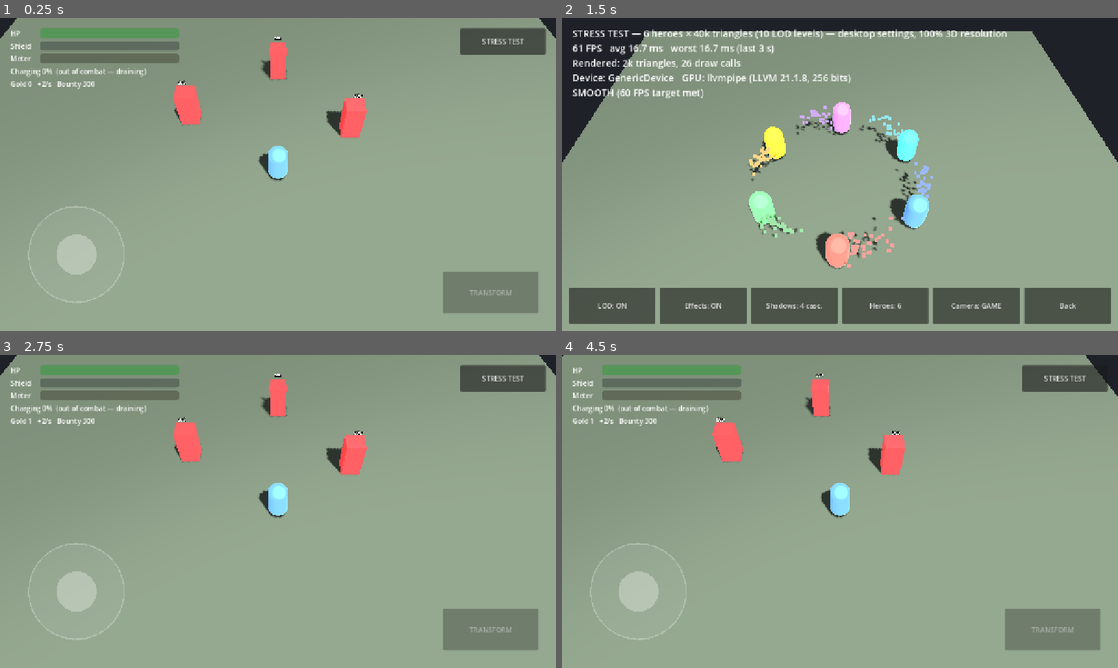
Above: before the commit, frames 1-4 (two rows, left to right).
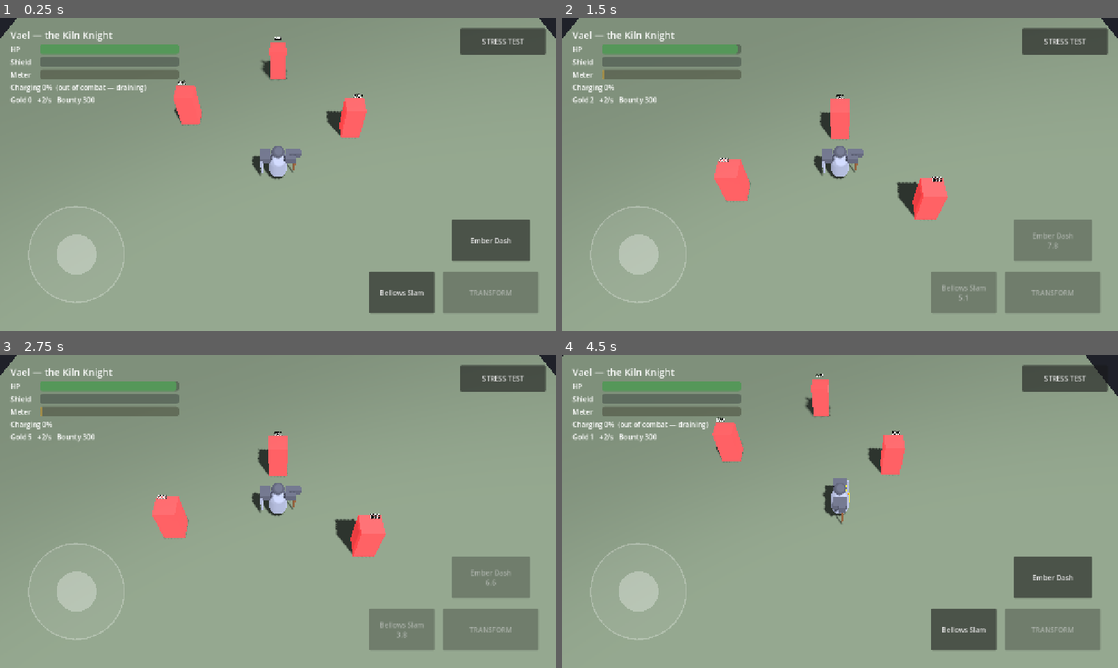
Above: after the commit, the same moments.

Repository: TamanegiNinja25/FZFoC_Mobile
Game: Godot game, scene res://scenes/main.tscn
The game is run twice, just before and just after one commit, with the same random seed, the same clock (stepped at 60 frames per second) and the same inputs.
Inputs (mouse positions are in pixels of both pictures, inside the frame that each line leads up to):
- Up to frame 1 (0.25 s): no input
- Up to frame 2 (1.5 s): click "STRESS TEST" (after the commit: "Bellows Slam") at 0.5 s; click (1051, 240) at 1.25 s, where only the run after the commit has a clickable "Ember Dash"
- Up to frame 3 (2.75 s): click (505, 642) at 2 s, where only the run before the commit has a clickable "Back"
- Up to frame 4 (4.5 s): click "STRESS TEST" at 2.75 s; click "Back" at 3.5 s; tap Enter at 4.25 s; move the mouse to (962, 495) at 4.27 s; hold D (move_right) from 4.28 s (still down); tap Space (transform) at 4.35 s; click (962, 495) at 4.42 s

The runs differ from the first frame. In frame 1, 7.9% of the frame differs, in the area x 1-96%, y 3-95%; in frame 2, 35%, in the area x 0-100%, y 0-98%; in frame 3, 11%; in frame 4, 7.7%.

Commit message:
prototype: first original hero Vael, the Kiln Knight
- Data-driven heroes: HeroDef (stats, form, model, skills); Vael as
  the first definition with base stats matching the tuned meter
- Skills with shared cooldowns; damage goes through the auto-attack
  path (form multiplier, meter charge, kill rewards)
- Bellows Slam (120 within 3.0, 6 s) -> Eruption while Kindled
  (radius x1.5, damage x1.2, 180 effective); Ember Dash (5 units, 8 s)
- Greybox Vael model (helm, visor, pauldrons, hammer, shield, kiln
  door); Kindled grows x1.4, scorches, flares glow, emits embers
- HUD: hero name, skill buttons in a thumb arc with cooldowns; Q/E
- New test: hero_kit_test (15 checks); all suites pass

Co-Authored-By: Claude Opus 5.5 <noreply@anthropic.com>

Diff:
--- a/Prototype/scripts/hero.gd
+++ b/Prototype/scripts/hero.gd
@@ -1,7 +1,8 @@
 class_name Hero
 extends CharacterBody3D
-## Player hero: moves, auto-attacks the nearest enemy in range,
-## and transforms into a timed form when its meter is full.
+## Player hero: moves, auto-attacks the nearest enemy in range, casts its
+## skills, and transforms into a timed form when its meter is full. Identity,
+## stats, model and skills come from a HeroDef (default: Vael).
 
 signal health_changed(hp: float, max_hp: float, shield: float)
 signal form_changed(active: bool)
@@ -44,8 +45,10 @@
 ## Risk/reward: a transformed hero is a richer target (spec: 1.5–2× base).
 @export var form_bounty_mult := 1.75
 
-const NORMAL_COLOR := Color(0.35, 0.55, 0.95)
-const FORM_COLOR := Color(1.0, 0.75, 0.2)
+## Which hero this is. Set before adding to the tree; its values override the exports above.
+var definition: HeroDef
+var model: Node3D
+var skills: Array[Skill] = []
 
 var hp := 0.0
 var shield := 0.0
@@ -60,12 +63,16 @@
 var _attack_cooldown := 0.0
 var _dead_time := 0.0
 var _spawn_point := Vector3.ZERO
-var _material := Toon.material(NORMAL_COLOR)
-var _body: MeshInstance3D
+var _facing := Vector3(0, 0, -1)
+var _dash_velocity := Vector3.ZERO
+var _dash_time := 0.0
 
 
 func _ready() -> void:
 	add_to_group("heroes")
+	if definition == null:
+		definition = Vael.new()
+	_apply_definition()
 	_spawn_point = global_position
 	hp = max_hp
 
@@ -77,15 +84,10 @@
 	shape.position.y = 1.0
 	add_child(shape)
 
-	_body = MeshInstance3D.new()
-	var mesh := CapsuleMesh.new()
-	mesh.radius = 0.5
-	mesh.height = 2.0
-	_body.mesh = mesh
-	_body.position.y = 1.0
-	_material.albedo_color = NORMAL_COLOR
-	_body.material_override = _material
-	add_child(_body)
+	model = definition.create_model()
+	model.name = "Model"
+	add_child(model)
+	skills = definition.create_skills()
 
 	meter = TransformMeter.new()
 	meter.name = "TransformMeter"
@@ -106,12 +108,25 @@
 		hp = minf(hp + hp_regen * delta, max_hp)
 		health_changed.emit(hp, max_hp, shield)
 
+	for skill in skills:
+		skill.tick(delta)
+
 	if Input.is_action_just_pressed("transform"):
 		try_transform()
-
-	var input := Input.get_vector("move_left", "move_right", "move_up", "move_down")
-	var speed := move_speed * (form_speed_mult if in_form else 1.0)
-	velocity = Vector3(input.x, 0.0, input.y) * speed
+	if Input.is_action_just_pressed("skill_1"):
+		try_skill(0)
+	if Input.is_action_just_pressed("skill_2"):
+		try_skill(1)
+
+	if _dash_time > 0.0:
+		_dash_time -= delta
+		velocity = _dash_velocity
+	else:
+		var direction := _move_input()
+		var speed := move_speed * (form_speed_mult if in_form else 1.0)
+		velocity = direction * speed
+		if direction.length() > 0.1:
+			_face(direction)
 	move_and_slide()
 
 	_attack_cooldown -= delta
@@ -130,8 +145,8 @@
 	form_time_left = form_duration
 	_invulnerable_time = form_transition
 	shield = max_hp * form_shield_ratio
-	_material.albedo_color = FORM_COLOR
-	_body.scale = Vector3.ONE * form_scale
+	if model.has_method("set_form"):
+		model.set_form(true, form_scale)
 	form_changed.emit(true)
 	health_changed.emit(hp, max_hp, shield)
 	return true
@@ -153,6 +168,59 @@
 	return _dead_time <= 0.0
 
 
+func try_skill(index: int) -> bool:
+	if _dead_time > 0.0 or index >= skills.size():
+		return false
+	return skills[index].try_cast(self)
+
+
+## Deals damage to an enemy with the form multiplier, charging the meter and
+## paying out kills. Used by auto-attacks and skills alike.
+func deal_damage(target: Dummy, amount: float) -> void:
+	var result := target.take_damage(amount * (form_damage_mult if in_form else 1.0))
+	meter.on_damage_dealt(result.dealt)
+	if result.killed:
+		meter.on_kill()
+		_register_kill()
+
+
+## Direction skills aim in: the stick if held, otherwise where the hero faces.
+func aim_direction() -> Vector3:
+	var direction := _move_input()
+	return direction.normalized() if direction.length() > 0.1 else _facing
+
+
+func start_dash(dash_velocity: Vector3, duration: float) -> void:
+	_dash_velocity = dash_velocity
+	_dash_time = duration
+	_face(dash_velocity)
+
+
+func _move_input() -> Vector3:
+	var input := Input.get_vector("move_left", "move_right", "move_up", "move_down")
+	return Vector3(input.x, 0.0, input.y)
+
+
+## Turns the model to face a direction (the model's forward is −Z).
+func _face(direction: Vector3) -> void:
+	_facing = Vector3(direction.x, 0.0, direction.z).normalized()
+	model.rotation.y = atan2(-_facing.x, -_facing.z)
+
+
+func _apply_definition() -> void:
+	max_hp = definition.max_hp
+	hp_regen = definition.hp_regen
+	move_speed = definition.move_speed
+	attack_damage = definition.attack_damage
+	attack_interval = definition.attack_interval
+	attack_range = definition.attack_range
+	form_duration = definition.form_duration
+	form_shield_ratio = definition.form_shield_ratio
+	form_damage_mult = definition.form_damage_mult
+	form_speed_mult = definition.form_speed_mult
+	form_scale = definition.form_scale
+
+
 func bounty_value() -> float:
 	return bounty * (form_bounty_mult if in_form else 1.0)
 
@@ -195,20 +263,15 @@
 	form_time_left = 0.0
 	shield = 0.0
 	meter.locked = false
-	_material.albedo_color = NORMAL_COLOR
-	_body.scale = Vector3.ONE
+	if model.has_method("set_form"):
+		model.set_form(false, form_scale)
 	form_changed.emit(false)
 	health_changed.emit(hp, max_hp, shield)
 
 
 func _attack(target: Dummy) -> void:
 	_attack_cooldown = attack_interval
-	var damage := attack_damage * (form_damage_mult if in_form else 1.0)
-	var result := target.take_damage(damage)
-	meter.on_damage_dealt(result.dealt)
-	if result.killed:
-		meter.on_kill()
-		_register_kill()
+	deal_damage(target, attack_damage)
 
 
 func _nearest_enemy() -> Dummy:
@@ -229,6 +292,7 @@
 	if in_form:
 		_end_form()
 	_end_spree()
+	_dash_time = 0.0
 	_dead_time = respawn_time
 	visible = false
 	died.emit()
--- /dev/null
+++ b/Prototype/scripts/hero_def.gd
@@ -0,0 +1,33 @@
+class_name HeroDef
+extends Resource
+## Data for one hero: identity, base stats, transformation and skills.
+## Each hero is a subclass that sets these values and builds its model and skills.
+
+@export var id := ""
+@export var display_name := ""
+@export var title := ""
+@export var form_name := ""
+
+@export_group("Stats")
+@export var max_hp := 1000.0
+@export var hp_regen := 5.0
+@export var move_speed := 6.0
+@export var attack_damage := 40.0
+@export var attack_interval := 0.8
+@export var attack_range := 2.5
+
+@export_group("Form")
+@export var form_duration := 15.0
+@export var form_shield_ratio := 0.25
+@export var form_damage_mult := 1.25
+@export var form_speed_mult := 1.3
+@export var form_scale := 1.4
+
+
+## Returns the hero's visual: a Node3D with set_form(active: bool, scale: float).
+func create_model() -> Node3D:
+	return Node3D.new()
+
+
+func create_skills() -> Array[Skill]:
+	return []
--- /dev/null
+++ b/Prototype/scripts/heroes/vael.gd
@@ -0,0 +1,35 @@
+class_name Vael
+extends HeroDef
+## Vael, the Kiln Knight — an iron knight whose armour is a living kiln.
+## Bruiser: hammer and shield. Transformation: Kindled — the kiln doors burst
+## open, he grows and glows, and Bellows Slam becomes Eruption.
+## Base stats match the tuned prototype hero, so the meter balance (≈90 s fill)
+## still holds.
+
+
+func _init() -> void:
+	id = "vael"
+	display_name = "Vael"
+	title = "the Kiln Knight"
+	form_name = "Kindled"
+
+	max_hp = 1000.0
+	hp_regen = 5.0
+	move_speed = 6.0
+	attack_damage = 40.0
+	attack_interval = 0.8
+	attack_range = 2.5
+
+	form_duration = 15.0
+	form_shield_ratio = 0.25
+	form_damage_mult = 1.25
+	form_speed_mult = 1.3
+	form_scale = 1.4
+
+
+func create_model() -> Node3D:
+	return VaelModel.new()
+
+
+func create_skills() -> Array[Skill]:
+	return [SlamSkill.new(), DashSkill.new()]
--- /dev/null
+++ b/Prototype/scripts/heroes/vael_model.gd
@@ -0,0 +1,135 @@
+class_name VaelModel
+extends Node3D
+## Greybox model for Vael, built from primitives with the toon material. It
+## stands in for the future high-poly sculpt (30–50k triangles) and fixes the
+## silhouette: broad pauldrons, a glowing visor and kiln door, hammer right,
+## shield left. Faces −Z.
+
+const IRON := Color(0.45, 0.47, 0.53)
+const DARK_IRON := Color(0.26, 0.27, 0.31)
+const WOOD := Color(0.38, 0.26, 0.17)
+const SCORCHED := Color(0.3, 0.2, 0.17)
+const EMBER := Color(1.0, 0.45, 0.1)
+
+var _glow_materials: Array[StandardMaterial3D] = []
+var _body_material: StandardMaterial3D
+var _embers: GPUParticles3D
+var _tween: Tween
+
+
+func _ready() -> void:
+	_body_material = Toon.material(IRON)
+	_add(_capsule(0.45, 1.5), Vector3(0, 0.85, 0), _body_material)              # torso
+	_add(_sphere(0.3), Vector3(0, 1.85, 0), Toon.material(DARK_IRON))           # helm
+	_add(_box(Vector3(0.36, 0.06, 0.06)), Vector3(0, 1.88, -0.27), _glow())     # visor slit
+	_add(_box(Vector3(0.34, 0.42, 0.06)), Vector3(0, 1.15, -0.43), _glow())     # kiln door
+	for side in [-1.0, 1.0]:
+		_add(_box(Vector3(0.5, 0.28, 0.6)), Vector3(0.6 * side, 1.5, 0), Toon.material(DARK_IRON))  # pauldrons
+	_add(_cylinder(0.06, 1.3), Vector3(0.8, 0.95, -0.1), Toon.material(WOOD))   # hammer handle
+	_add(_box(Vector3(0.55, 0.32, 0.32)), Vector3(0.8, 1.6, -0.1), Toon.material(DARK_IRON))  # hammer head
+	_add(_box(Vector3(0.1, 0.95, 0.75)), Vector3(-0.78, 1.0, -0.05), Toon.material(IRON))     # shield
+	_embers = _make_embers()
+	add_child(_embers)
+
+
+## Kindled on/off: grow, scorch the armour, flare the glow, emit embers.
+func set_form(active: bool, form_scale := 1.4) -> void:
+	if _tween:
+		_tween.kill()
+	_tween = create_tween().set_parallel(true)
+	_tween.tween_property(self, "scale", Vector3.ONE * (form_scale if active else 1.0), 0.35) \
+			.set_trans(Tween.TRANS_BACK).set_ease(Tween.EASE_OUT)
+	_tween.tween_property(_body_material, "albedo_color", SCORCHED if active else IRON, 0.35)
+	for material in _glow_materials:
+		_tween.tween_property(material, "emission_energy_multiplier", 4.0 if active else 1.0, 0.35)
+	_embers.emitting = active
+
+
+## Expanding shockwave ring for Bellows Slam / Eruption.
+func play_slam(radius: float, hot: bool) -> void:
+	var ring := MeshInstance3D.new()
+	var torus := TorusMesh.new()
+	torus.inner_radius = 0.85
+	torus.outer_radius = 1.0
+	ring.mesh = torus
+	var material := StandardMaterial3D.new()
+	material.shading_mode = BaseMaterial3D.SHADING_MODE_UNSHADED
+	material.transparency = BaseMaterial3D.TRANSPARENCY_ALPHA
+	material.albedo_color = EMBER if hot else Color(0.95, 0.9, 0.75, 0.85)
+	ring.material_override = material
+	get_parent().get_parent().add_child(ring)  # world space: unaffected by model scale and rotation
+	ring.global_position = global_position + Vector3(0, 0.1, 0)
+	ring.scale = Vector3(radius * 0.3, 1.0, radius * 0.3)
+	var tween := ring.create_tween()
+	tween.tween_property(ring, "scale", Vector3(radius, 1.0, radius), 0.25)
+	tween.parallel().tween_property(material, "albedo_color:a", 0.0, 0.3)
+	tween.tween_callback(ring.queue_free)
+
+
+func _add(mesh: Mesh, position_: Vector3, material: Material) -> void:
+	var part := MeshInstance3D.new()
+	part.mesh = mesh
+	part.position = position_
+	part.material_override = material
+	add_child(part)
+
+
+func _glow() -> StandardMaterial3D:
+	var material := Toon.material(EMBER, 0.0)
+	material.emission_enabled = true
+	material.emission = EMBER
+	material.emission_energy_multiplier = 1.0
+	_glow_materials.append(material)
+	return material
+
+
+func _make_embers() -> GPUParticles3D:
+	var particles := GPUParticles3D.new()
+	particles.amount = 40
+	particles.lifetime = 1.0
+	particles.position.y = 1.2
+	particles.emitting = false
+	var process := ParticleProcessMaterial.new()
+	process.emission_shape = ParticleProcessMaterial.EMISSION_SHAPE_SPHERE
+	process.emission_sphere_radius = 0.6
+	process.gravity = Vector3(0, 2.0, 0)
+	process.scale_min = 0.5
+	process.scale_max = 1.0
+	particles.process_material = process
+	var quad := QuadMesh.new()
+	quad.size = Vector2(0.12, 0.12)
+	var spark := StandardMaterial3D.new()
+	spark.shading_mode = BaseMaterial3D.SHADING_MODE_UNSHADED
+	spark.billboard_mode = BaseMaterial3D.BILLBOARD_ENABLED
+	spark.albedo_color = EMBER
+	quad.material = spark
+	particles.draw_pass_1 = quad
+	return particles
+
+
+static func _capsule(radius: float, height: float) -> CapsuleMesh:
+	var mesh := CapsuleMesh.new()
+	mesh.radius = radius
+	mesh.height = height
+	return mesh
+
+
+static func _sphere(radius: float) -> SphereMesh:
+	var mesh := SphereMesh.new()
+	mesh.radius = radius
+	mesh.height = radius * 2.0
+	return mesh
+
+
+static func _box(size: Vector3) -> BoxMesh:
+	var mesh := BoxMesh.new()
+	mesh.size = size
+	return mesh
+
+
+static func _cylinder(radius: float, height: float) -> CylinderMesh:
+	var mesh := CylinderMesh.new()
+	mesh.top_radius = radius
+	mesh.bottom_radius = radius
+	mesh.height = height
+	return mesh
--- a/Prototype/scripts/hud.gd
+++ b/Prototype/scripts/hud.gd
@@ -1,6 +1,7 @@
 class_name Hud
 extends CanvasLayer
-## Health, shield, meter and form countdown, plus a touch-friendly transform button.
+## Hero name, health, shield, meter and form countdown, plus thumb-sized
+## transform and skill buttons arranged around the right thumb.
 
 var hero: Hero
 var joystick := TouchJoystick.new()
@@ -11,6 +12,8 @@
 var _status := Label.new()
 var _economy := Label.new()
 var _button := Button.new()
+var _name := Label.new()
+var _skill_buttons: Array[Button] = []
 
 
 func setup(target: Hero) -> void:
@@ -18,6 +21,7 @@
 	hero.health_changed.connect(_on_health_changed)
 	hero.form_changed.connect(_on_form_changed)
 	hero.meter.changed.connect(_on_meter_changed)
+	_name.text = "%s — %s" % [hero.definition.display_name, hero.definition.title]
 	_on_health_changed(hero.hp, hero.max_hp, hero.shield)
 	_on_meter_changed(hero.meter.charge, hero.meter.max_charge)
 
@@ -29,6 +33,9 @@
 	panel.position = Vector2(24, 24)
 	panel.add_theme_constant_override("separation", 6)
 	add_child(panel)
+
+	_name.add_theme_font_size_override("font_size", 22)
+	panel.add_child(_name)
 
 	for row in [["HP", _hp_bar, Color(0.3, 0.85, 0.35)], ["Shield", _shield_bar, Color(0.6, 0.8, 1.0)], ["Meter", _meter_bar, Color(1.0, 0.75, 0.2)]]:
 		var line := HBoxContainer.new()
@@ -60,6 +67,23 @@
 	_button.pressed.connect(func(): hero.try_transform())
 	add_child(_button)
 
+	# Skill buttons in an arc around TRANSFORM: skill 1 to its left, skill 2 above.
+	for spec in [[0, Rect2(-430, -136, 150, 96)], [1, Rect2(-240, -256, 180, 96)]]:
+		var skill_button := Button.new()
+		var r: Rect2 = spec[1]
+		skill_button.anchor_left = 1.0
+		skill_button.anchor_right = 1.0
+		skill_button.anchor_top = 1.0
+		skill_button.anchor_bottom = 1.0
+		skill_button.offset_left = r.position.x
+		skill_button.offset_top = r.position.y
+		skill_button.offset_right = r.position.x + r.size.x
+		skill_button.offset_bottom = r.position.y + r.size.y
+		var index: int = spec[0]
+		skill_button.pressed.connect(func(): hero.try_skill(index))
+		add_child(skill_button)
+		_skill_buttons.append(skill_button)
+
 	var stress := Button.new()
 	stress.text = "STRESS TEST"
 	stress.anchor_left = 1.0
@@ -76,7 +100,7 @@
 	if not hero:
 		return
 	if hero.in_form:
-		_status.text = "FORM  %.1f s" % hero.form_time_left
+		_status.text = "%s  %.1f s" % [hero.definition.form_name.to_upper(), hero.form_time_left]
 	elif not hero.is_alive():
 		_status.text = "Respawning…"
 	elif hero.meter.is_full():
@@ -90,6 +114,16 @@
 		spree_text = "   SPREE ×%d  (%.0f s)" % [hero.spree, hero.spree_time_left]
 	var bounty_text := "   BOUNTY %d  ⚠" % hero.bounty_value() if hero.in_form else "   Bounty %d" % hero.bounty_value()
 	_economy.text = "Gold %d   +%.0f/s%s%s" % [floori(hero.gold), hero.income_per_second(), spree_text, bounty_text]
+
+	for i in _skill_buttons.size():
+		if i >= hero.skills.size():
+			_skill_buttons[i].visible = false
+			continue
+		var skill := hero.skills[i]
+		var label := skill.display_name(hero)
+		_skill_buttons[i].text = label if skill.is_ready() else "%s
+%.1f" % [label, skill.time_left]
+		_skill_buttons[i].disabled = not skill.is_ready() or not hero.is_alive()
 
 
 func _on_health_changed(hp: float, max_hp: float, shield: float) -> void:
--- a/Prototype/scripts/main.gd
+++ b/Prototype/scripts/main.gd
@@ -8,6 +8,8 @@
 	"move_up": [KEY_W, KEY_UP],
 	"move_down": [KEY_S, KEY_DOWN],
 	"transform": [KEY_SPACE],
+	"skill_1": [KEY_Q],
+	"skill_2": [KEY_E],
 }
 
 var hero: Hero
@@ -27,6 +29,7 @@
 
 	hero = Hero.new()
 	hero.name = "Hero"
+	hero.definition = Vael.new()
 	add_child(hero)
 
 	for spot in [Vector3(4, 0, -3), Vector3(-5, 0, -4), Vector3(0, 0, -8)]:
--- /dev/null
+++ b/Prototype/scripts/skills/dash_skill.gd
@@ -0,0 +1,15 @@
+class_name DashSkill
+extends Skill
+## Ember Dash: a short burst in the stick direction, or forward if the stick is idle.
+
+const DISTANCE := 5.0
+const DURATION := 0.18
+
+
+func _init() -> void:
+	skill_name = "Ember Dash"
+	cooldown = 8.0
+
+
+func _cast(hero: Hero) -> void:
+	hero.start_dash(hero.aim_direction() * DISTANCE / DURATION, DURATION)
--- /dev/null
+++ b/Prototype/scripts/skills/skill.gd
@@ -0,0 +1,32 @@
+class_name Skill
+extends RefCounted
+## A hero skill with a cooldown. Subclasses implement _cast().
+
+var skill_name := ""
+var cooldown := 6.0
+var time_left := 0.0
+
+
+## Name shown on the button; skills can rename themselves while the hero is transformed.
+func display_name(_hero: Hero) -> String:
+	return skill_name
+
+
+func is_ready() -> bool:
+	return time_left <= 0.0
+
+
+func tick(delta: float) -> void:
+	time_left = maxf(time_left - delta, 0.0)
+
+
+func try_cast(hero: Hero) -> bool:
+	if not is_ready():
+		return false
+	_cast(hero)
+	time_left = cooldown
+	return true
+
+
+func _cast(_hero: Hero) -> void:
+	pass
--- /dev/null
+++ b/Prototype/scripts/skills/slam_skill.gd
@@ -0,0 +1,40 @@
+class_name SlamSkill
+extends Skill
+## Bellows Slam: Vael drives the hammer into the ground and hits every enemy
+## around him. While Kindled it becomes Eruption — see power().
+
+const BASE_RADIUS := 3.0
+const BASE_DAMAGE := 120.0
+
+
+func _init() -> void:
+	skill_name = "Bellows Slam"
+	cooldown = 6.0
+
+
+func display_name(hero: Hero) -> String:
+	return "Eruption" if hero.in_form else skill_name
+
+
+## Radius and damage of the slam right now. Damage is before the form's
+## general damage multiplier, which Hero.deal_damage() applies to all damage.
+func power(hero: Hero) -> Dictionary:
+	var radius := BASE_RADIUS
+	var damage := BASE_DAMAGE
+	if hero.in_form:
+		# Eruption: the kiln vents outward — a wider blast that catches groups and
+		# fleeing enemies, plus a modest hit. With the form's ×1.25 on all damage
+		# the total is ×1.5 (120 → 180), the top of the spec's +30–50% form budget.
+		radius *= 1.5
+		damage *= 1.2
+	return {"radius": radius, "damage": damage}
+
+
+func _cast(hero: Hero) -> void:
+	var p := power(hero)
+	for node in hero.get_tree().get_nodes_in_group("enemies"):
+		var enemy := node as Dummy
+		if enemy and enemy.is_alive() and hero.global_position.distance_to(enemy.global_position) <= p.radius:
+			hero.deal_damage(enemy, p.damage)
+	if hero.model.has_method("play_slam"):
+		hero.model.play_slam(p.radius, hero.in_form)
--- /dev/null
+++ b/Prototype/tests/hero_kit_test.gd
@@ -0,0 +1,75 @@
+extends SceneTree
+## Headless check of Vael's kit:
+##   Godot_v4.7.2-stable_win64_console.exe --headless --path Prototype -s res://tests/hero_kit_test.gd
+## Bellows Slam hits only enemies in range and respects its cooldown; Ember Dash
+## moves Vael; Kindled empowers the slam into Eruption and grows the model.
+
+var _main: Node
+var _hero: Hero
+var _dummies: Array[Dummy] = []
+var _frames := 0
+var _mark := Vector3.ZERO
+var _failures: Array[String] = []
+
+
+func _initialize() -> void:
+	_main = load("res://scenes/main.tscn").instantiate()
+	root.add_child(_main)
+
+
+func _process(_delta: float) -> bool:
+	_frames += 1
+	match _frames:
+		5:
+			_hero = _main.hero
+			for node in _main.get_children():
+				if node is Dummy:
+					_dummies.append(node)
+			_check(_hero.definition.display_name == "Vael" and _hero.definition.form_name == "Kindled", "hero is Vael with the Kindled form")
+			_check(_hero.skills.size() == 2 and _hero.skills[0] is SlamSkill and _hero.skills[1] is DashSkill, "kit: Bellows Slam + Ember Dash")
+			_check(_hero.model is VaelModel, "Vael's model is built")
+			# Slam: dummy 0 sits at (4, 0, -3); stand 2 units from it, far from the others.
+			_hero.global_position = Vector3(4, 0, -1)
+			var hp_before := _dummies.map(func(d): return d.hp)
+			_check(_hero.try_skill(0), "Bellows Slam casts")
+			_check(is_equal_approx(_dummies[0].hp, hp_before[0] - SlamSkill.BASE_DAMAGE), "slam hits the dummy in range for %d" % SlamSkill.BASE_DAMAGE)
+			_check(_dummies[1].hp == hp_before[1] and _dummies[2].hp == hp_before[2], "slam misses dummies out of range")
+			_check(not _hero.try_skill(0), "slam is on cooldown right after casting")
+			_check(_hero.meter.charge > 0.0, "slam damage charges the meter")
+			# Dash: move clear of the dummies, dash forward (no stick input → facing).
+			_hero.global_position = Vector3(10, 0, 10)
+			_mark = _hero.global_position
+			_check(_hero.try_skill(1), "Ember Dash casts")
+		30:
+			var moved := _hero.global_position.distance_to(_mark)
+			_check(moved >= 4.0 and moved <= 6.0, "dash moved %.2f units (target %d)" % [moved, DashSkill.DISTANCE])
+			# Kindled: compare the slam's power before and after transforming.
+			var normal: Dictionary = _hero.skills[0].power(_hero)
+			_hero.meter._add(_hero.meter.max_charge)
+			_check(_hero.try_transform(), "Vael transforms into Kindled")
+			var kindled: Dictionary = _hero.skills[0].power(_hero)
+			_check(_hero.skills[0].display_name(_hero) == "Eruption", "slam is renamed Eruption while Kindled")
+			_check(kindled.radius > normal.radius or kindled.damage > normal.damage,
+					"Eruption is stronger than Bellows Slam (radius %.1f→%.1f, damage %d→%d)" % [normal.radius, kindled.radius, normal.damage, kindled.damage])
+			# End to end: a dummy 4 units away is out of Bellows Slam's reach but inside Eruption's.
+			_hero.global_position = Vector3(4, 0, 1)
+			_hero.skills[0].time_left = 0.0
+			var before := _dummies[0].hp
+			_hero.try_skill(0)
+			var expected: float = kindled.damage * _hero.form_damage_mult
+			_check(4.0 > normal.radius and is_equal_approx(before - _dummies[0].hp, expected),
+					"Eruption hits a dummy 4 units away for %d (Bellows Slam couldn't reach it)" % expected)
+		60:
+			_check(_hero.model.scale.x > 1.3, "Kindled model grew (scale %.2f)" % _hero.model.scale.x)
+			for failure in _failures:
+				printerr("FAIL: " + failure)
+			print("HERO KIT TEST %s (%d checks failed)" % ["PASSED" if _failures.is_empty() else "FAILED", _failures.size()])
+			quit(1 if _failures.size() else 0)
+	return false
+
+
+func _check(ok: bool, what: String) -> void:
+	if ok:
+		print("ok   " + what)
+	else:
+		_failures.append(what)
Not shown, added: Prototype/scripts/hero_def.gd.uid
Not shown, added: Prototype/scripts/heroes/vael.gd.uid
Not shown, added: Prototype/scripts/heroes/vael_model.gd.uid
Not shown, added: Prototype/scripts/skills/dash_skill.gd.uid
Not shown, added: Prototype/scripts/skills/skill.gd.uid
Not shown, added: Prototype/scripts/skills/slam_skill.gd.uid
Not shown, added: Prototype/tests/hero_kit_test.gd.uid
